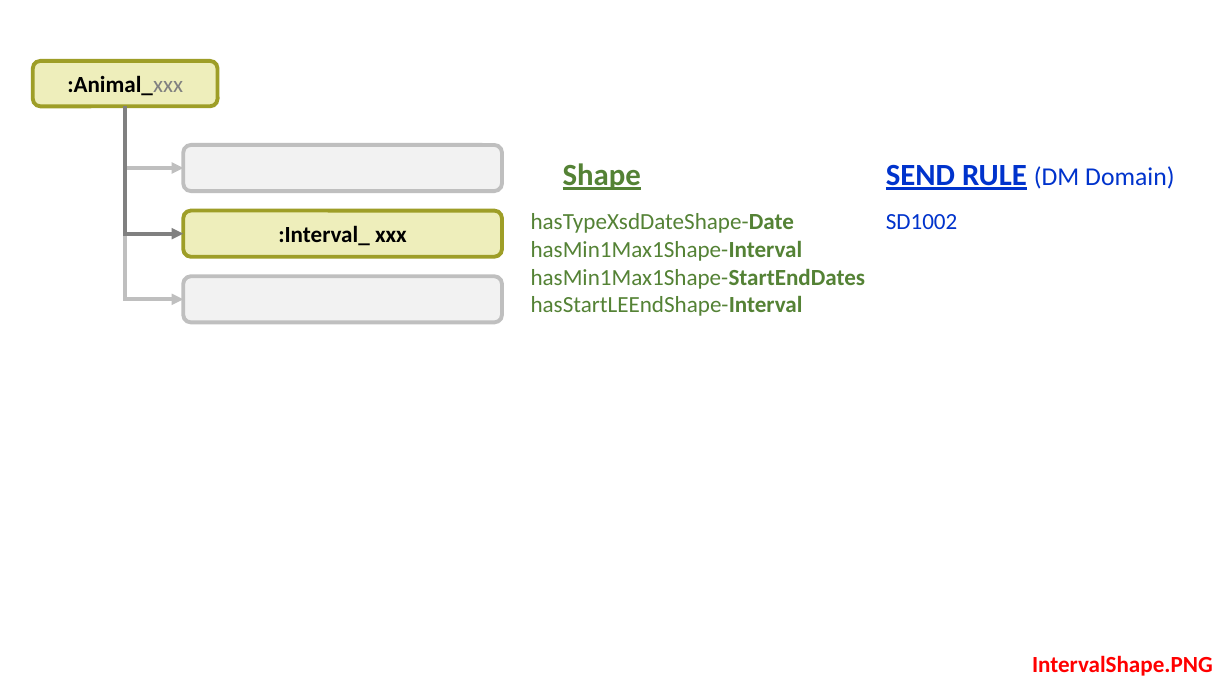
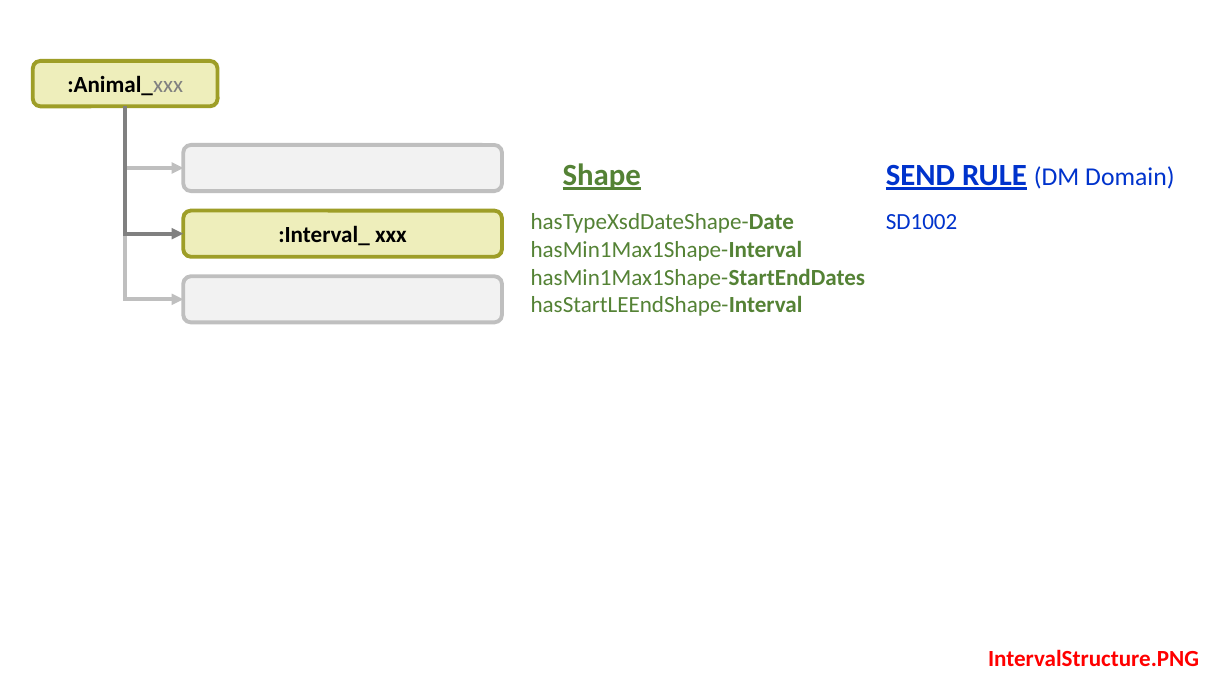
Before and after one commit to phuse-org/SENDConform, a slide deck: slide 4 of doc/images/ImageSources.pptx. Drawn at 1232x693 pixels with LibreOffice and Linux fonts; fonts in the diff are those of the drawing. Boxes give left, top, right and bottom in pixels: in the first picture for what was removed or moved away, otherwise in the second. Text is boxed around its words. In the diff, an @@ line names an element or a change of style, - is before the commit and + after.

```diff
--- a/doc/images/ImageSources.pptx
+++ b/doc/images/ImageSources.pptx
@@ text at (x1=988, y1=649, x2=1199, y2=666): text changed @@
-IntervalShape.PNG
+IntervalStructure.PNG
```
Also in this commit, not shown: 4 other slides changed, 1 slide added, 11 other files.
